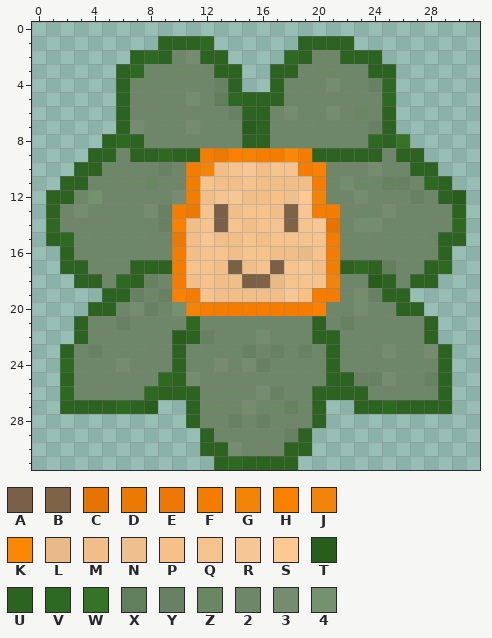
Two versions of one pixel-art sprite, core/assets/flower.png. The picture above is the old version.
The file is 32x32 pixels. Colours within 5 levels of each other are drawn and written as one.
Palette (. is transparent): A #796046  B #7f6347  C #e77400  D #ec7a00  E #ec7906  F #f47d00  G #f38304  H #fa8100  J #f2830b  K #fa8805  L #e9ba87  M #f0be88  N #eec08e  P #f6c086  Q #f4c38e  R #f6c694  S #fcc992  T #285d1c  U #2c6320  V #2e6921  W #357327  X #627f5b  Y #698163  Z #698862  2 #6e8768  3 #758c6f  4 #74926d
Pixels before, first column x 1:
 1 ........UUUV......UUUU........
 2 ......UVU23UU....VU22UUU......
 3 .....UV22222UU..UU22222UU.....
 4 .....U222222YU..U222322YV.....
 5 .....U222232XVUUU2222222V.....
 6 .....U2222222YUU232232Z2U.....
 7 .....U32223222TU2222222YU.....
 8 ....UVU2222222UU2222222VUW....
 9 ...UU2UUVUUFDHGFFKFUUUUU2UU...
10 ..UU2222Y2FJMQRMQQFH222322UU..
11 .UU2222Z22FQMMQMMMMF2322YY2VU.
12 UU24222223FMQRMMPNSG223222Y2UT
13 U2322223YFDQAMQQMBRFF22232222U
14 V2222222YHMQAQMQQBQRC23322222V
15 UV2222222EMRMMQMQQQQF2222222UU
16 .U2222222FMQQMQQMMLQF2222222U.
17 .UU222UUUFQQMAMQAQRMFUVUX22UV.
18 ..UU2VUY2FMQMMABLQQQJ22TU2UU..
19 ....UUY2YHFQMMMMMRPFF23YUU....
20 ...UU23Y24GFFFFFFFFH22322UU...
21 ..U22Y2222V22222222U2Y22222U..
22 ..U222222TUY2223222UU222222U..
23 .U2Y22222U2222Y2Y2Y2U2223223U.
24 .V2223222U22323Y2222U2222222U.
25 .U222222VU3222222222UUYY322YU.
26 .V22222VUUU22223Y22UUUU22222U.
27 .UUUUVUT..U222322Y2U..UUVUUUU.
28 ..........U22Y2Y222U..........
29 ...........U22222YU...........
30 ...........UU3222UU...........
31 ............UVUUUU............
And afterwards:
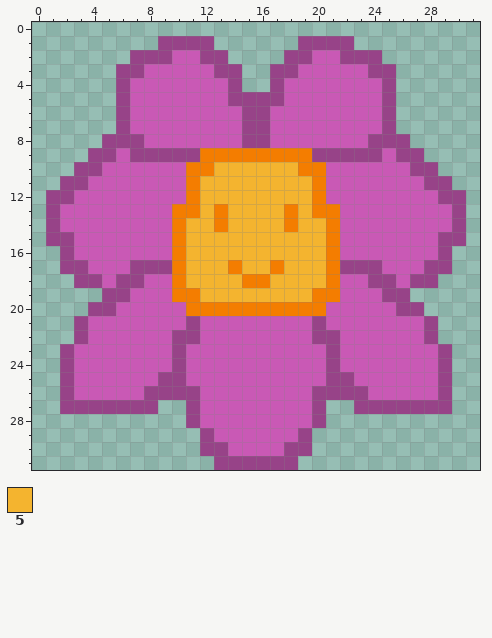
Colours new in this view: 5 #f4b42f
The commit says: Signed-off-by: TomAwezome <sonidd1@yahoo.com>
The exact change:
colour 2: #6e8768 -> #c959b5
colour U: #2c6320 -> #974388
Changed rows in their new state; - is a pixel that keeps its letter.
first column x 1:
 1 -----------U------------------
 2 -------U--2------U------------
 3 ------U-----------------------
 4 ------------2-------2--2U-----
 5 ----------2-2U----------U-----
 6 -------------2---2--2-2-------
 7 ------2---2---U--------2------
 8 -----U-----------------U-U----
 9 --------U---FFF--F------------
10 --------2--F555555-F---2------
11 -------2---55555555--2--22-U--
12 ---2-----2-55555555F--2---2--U
13 --2----22-F5F5555F5-----2-----
14 U-------2F55F5555F55F-22-----U
15 -U-------F5555555555----------
16 ----------5555555555----------
17 ----------555F55F555--U-2---U-
18 -----U-2--5555FF5555F--U------
19 ------2-2F-55555555---22------
20 ------22-2F--------F--2-------
21 -----2----U----------2--------
22 ---------U-2---2--------------
23 ---2----------2-2-2-----2--2--
24 -U---2------2-22--------------
25 --------U-2-----------222--2--
26 -U-----U-------22-------------
27 -----U-U------2--2------U-----
28 -------------2-2--------------
29 -----------------2------------
30 -------------2----------------
31 -------------U----------------
Boxes around the changes in both pictures, in picture pixels (x1, y1, x2, y2):
changed: (46, 36, 466, 470)
